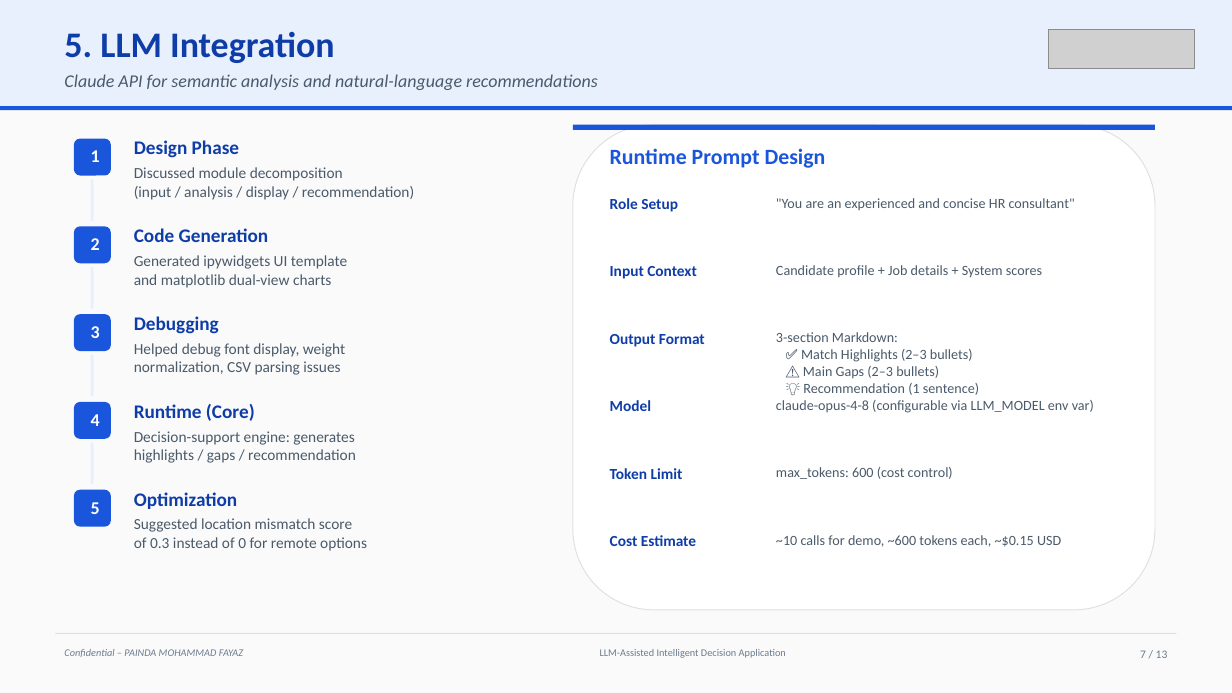
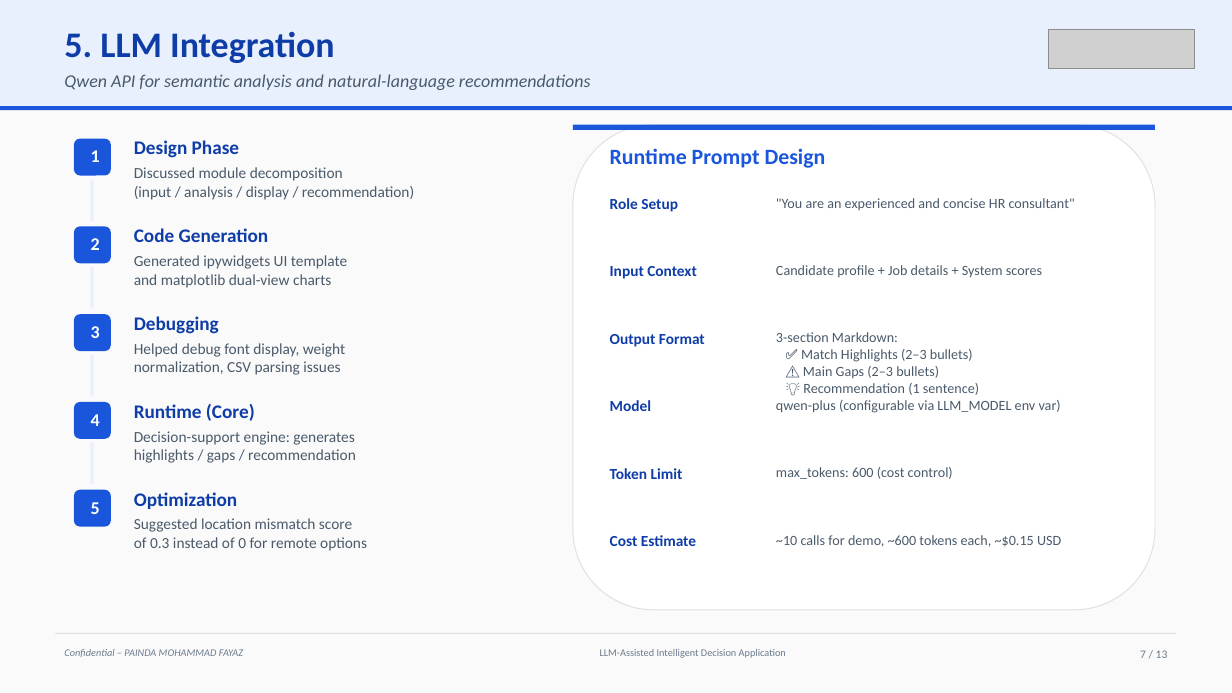
Before and after one commit to fayazpainda/job-matching, a slide deck: slide 7 of Final_Project_Presentation.pptx. Drawn at 1232x693 pixels with LibreOffice and Linux fonts; fonts in the diff are those of the drawing; grey boxes stand for pictures. Boxes give left, top, right and bottom in pixels: in the first picture for what was removed or moved away, otherwise in the second. Text is boxed around its words. In the diff, an @@ line names an element or a change of style, - is before the commit and + after.

Commit message:
Switch LLM provider from Anthropic Claude to Qwen (DashScope)
- Notebook uses the openai SDK against the OpenAI-compatible DashScope
  endpoint; llm_explain_match now calls chat.completions (mock fallback kept)
- requirements: anthropic -> openai
- .env/.env.example: DASHSCOPE_API_KEY + LLM_BASE_URL + LLM_MODEL (qwen-plus)
- Scrub Claude/Anthropic references from notebook, README, and slides
- Regenerate Final_Project_Presentation.pptx
- Ignore PowerPoint ~$ lock files

```diff
--- a/Final_Project_Presentation.pptx
+++ b/Final_Project_Presentation.pptx
@@ text at (x1=64, y1=74, x2=591, y2=90): text changed @@
-Claude API for semantic analysis and natural-language recommendations
+Qwen API for semantic analysis and natural-language recommendations
@@ text at (x1=776, y1=400, x2=1061, y2=413): text changed @@
-claude-opus-4-8 (configurable via LLM_MODEL env var)
+qwen-plus (configurable via LLM_MODEL env var)
```
Also in this commit, not shown: 6 other slides changed, 6 other files.
